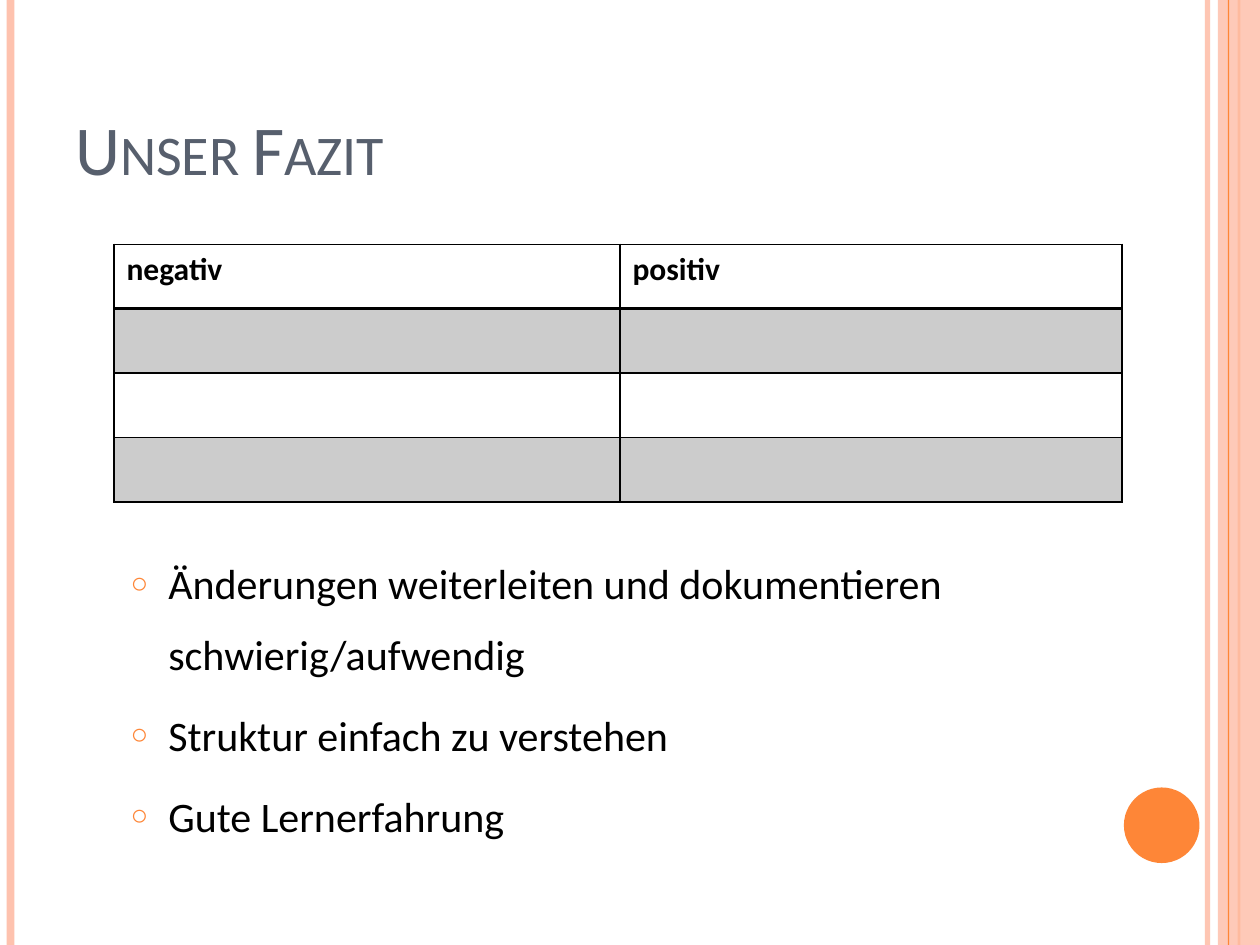
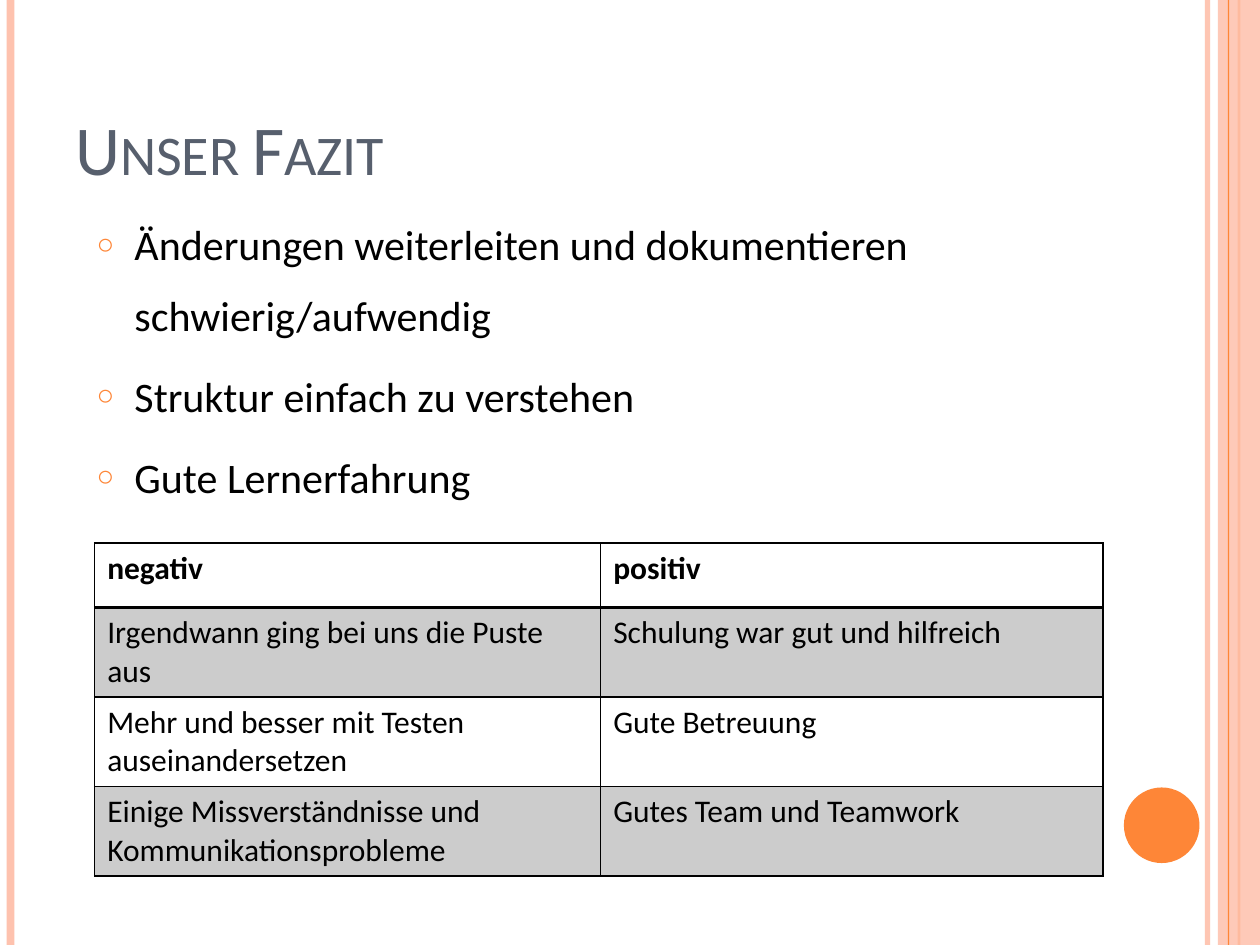
Before and after one commit to YuKitAs/fridget-android, a slide deck: slide 19 of documentation/Abschluss/Abschlusspräsentation.pptx. Drawn at 1260x945 pixels with LibreOffice and Linux fonts; fonts in the diff are those of the drawing. Boxes give left, top, right and bottom in pixels: in the first picture for what was removed or moved away, otherwise in the second. Text is boxed around its words. In the diff, an @@ line names an element or a change of style, - is before the commit and + after.

Commit message:
Added fazit

```diff
--- a/documentation/Abschluss/Abschlusspräsentation.pptx
+++ b/documentation/Abschluss/Abschlusspräsentation.pptx
@@ text "Änderungen weiterleiten und dokumentieren schwierig/aufwendi ...": place and size @@
-text "Änderungen weiterleiten und dokumentieren schwierig/aufwendi ..." at (168,565,941,840)
+text "Änderungen weiterleiten und dokumentieren schwierig/aufwendi ..." at (134,226,908,501)
@@ table at (94,543,1104,872) @@
-row 2, column 1: 
+row 2, column 1: Irgendwann ging bei uns die Puste aus
-row 2, column 2: 
+row 2, column 2: Schulung war gut und hilfreich
-row 3, column 1: 
+row 3, column 1: Mehr und besser mit Testen auseinandersetzen
-row 3, column 2: 
+row 3, column 2: Gute Betreuung
-row 4, column 1: 
+row 4, column 1: Einige Missverständnisse und Kommunikationsprobleme
-row 4, column 2: 
+row 4, column 2: Gutes Team und Teamwork
@@ table: place and size @@
-table at (115,244,1124,503)
+table at (94,543,1104,872)
```
Also in this commit, not shown: 4 other slides changed.
